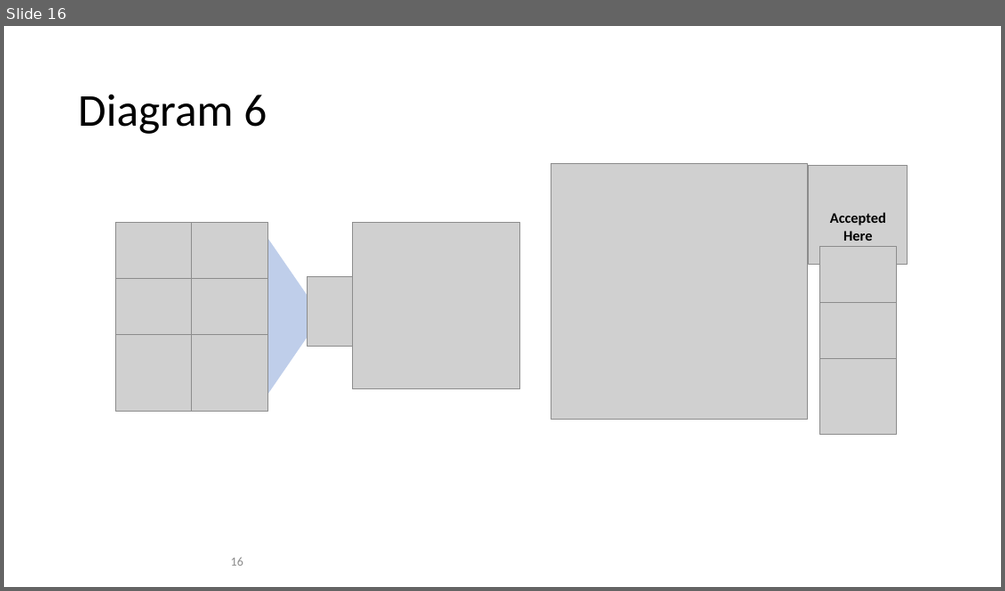
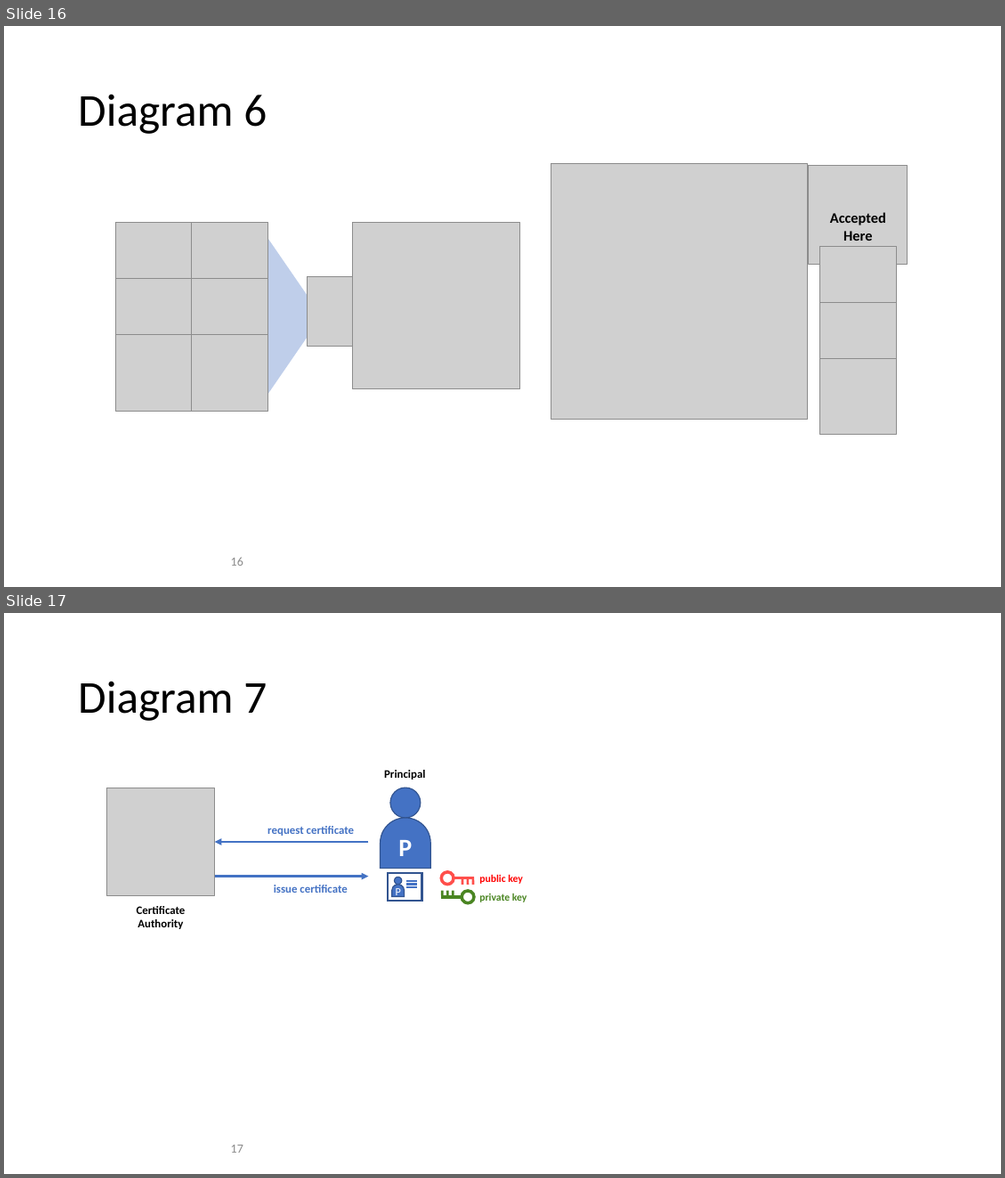
Before and after one commit to FabricTOC/FabricTOC, a slide deck: docs/OtherSourceMaterial/Diagrams.pptx. Shown one above the other, each under a label of ours: slide 16 before the commit, slides 16 and 17 after it. The pictures are 1005x591 and 1005x1178 pixels, drawn with LibreOffice and Linux fonts; fonts in the diff are those of the drawing; grey boxes stand for pictures. Boxes give left, top, right and bottom in pixels: in the first picture for what was removed or moved away, otherwise in the second. Text is boxed around its words. In the diff, an @@ line names an element or a change of style, - is before the commit and + after.

```diff
--- a/docs/OtherSourceMaterial/Diagrams.pptx
+++ b/docs/OtherSourceMaterial/Diagrams.pptx
@@ slide 17 added at box(4, 613, 1001, 1174), background #FFFFFF @@
@@ title added at box(78, 681, 267, 721), 44 pt, text #000000 @@
+Diagram 7
@@ text added at box(384, 770, 425, 779), 11 pt, text #000000, bold @@
+Principal
@@ picture added at box(106, 788, 214, 896) @@
@@ ellipse added at box(390, 787, 421, 817), fill #4472C4, outline #325491 1 pt @@
@@ text added at box(267, 826, 354, 835), 11 pt, text #4472C4, bold @@
+request certificate
@@ round same rect added at box(380, 818, 430, 868), fill #4472C4, outline #325491 1 pt, 24 pt, text #FFFFFF, bold @@
+P
@@ arrow added from (368, 842) to (215, 842), #4372C4 2.25 pt @@
@@ arrow added from (215, 876) to (368, 876), #4372C4 2.25 pt @@
@@ group added at box(442, 872, 474, 884): 4 lines, 1 ellipse @@
@@ text added at box(479, 874, 523, 884), 10 pt, text #FF0000, bold @@
+public key
@@ text added at box(137, 906, 186, 929), 11 pt, text #000000, bold @@
+Certificate
+Authority
@@ text added at box(274, 884, 347, 892), 11 pt, text #4472C4, bold @@
+issue certificate
@@ group added at box(388, 873, 422, 900): 3 lines, 1 rectangle, 1 ellipse, 1 round same rect @@
+P
@@ group added at box(442, 891, 474, 902): 4 lines, 1 ellipse @@
@@ text added at box(479, 893, 527, 902), 10 pt, text #4A8522, bold @@
+private key
@@ page number added at box(231, 1144, 243, 1152), 12 pt, text #8C8C8C @@
+17
```
Also in this commit, not shown: 1 other slide added, 3 other files.
